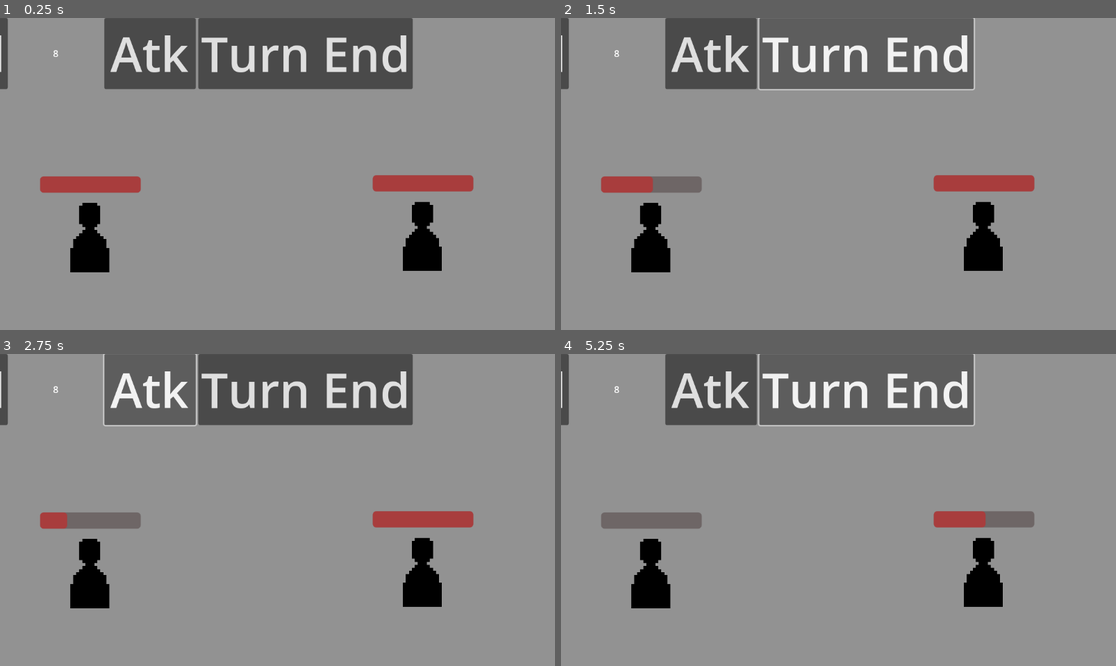
Above: before the commit, frames 1-4 (two rows, left to right).
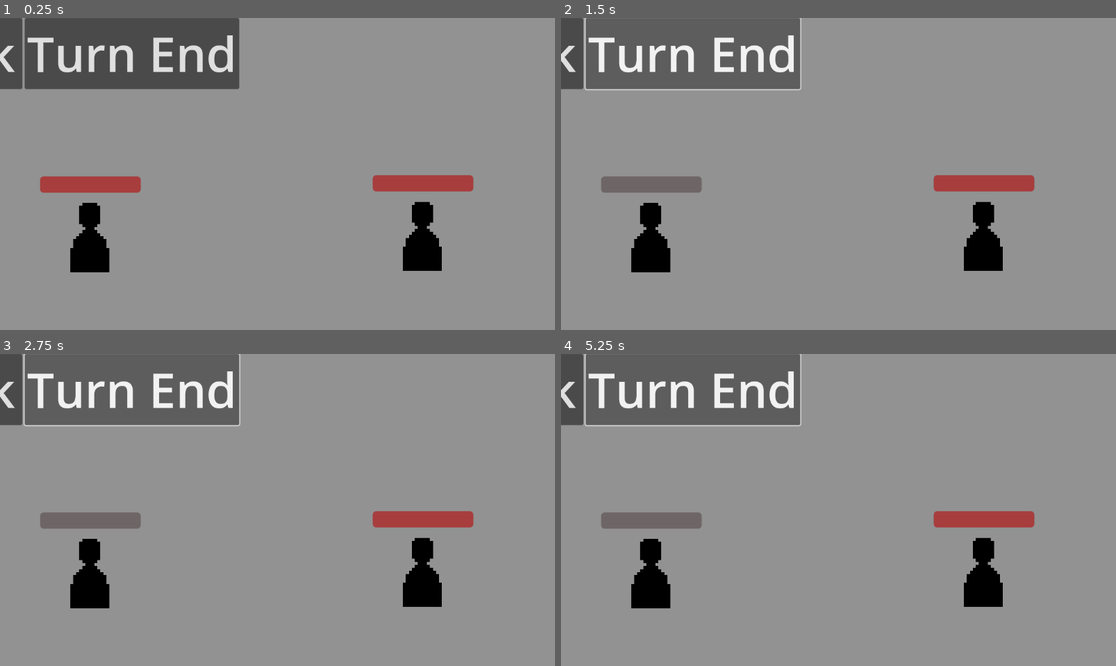
Above: after the commit, the same moments.

Repository: BobWizardLad/Dice-Temple
Game: Godot game, scene res://CombatScene.tscn
Same seed, same stepped clock (60 frames per second), same inputs: the game is played once before the commit and once after it.
Inputs (mouse positions are in pixels of both pictures, inside the frame that each line leads up to):
- Up to frame 1 (0.25 s): no input
- Up to frame 2 (1.5 s): click (710, 52) at 0.5 s, where only the run before the commit has a clickable "Atk"; click "Turn End" at 1.25 s
- Up to frame 3 (2.75 s): click (149, 388) at 2 s, where only the run before the commit has a clickable "Atk"
- Up to frame 4 (5.25 s): click "Turn End" at 2.75 s; click (710, 388) at 3.5 s, where only the run before the commit has a clickable "Atk"; click "Turn End" at 4.25 s; tap Enter at 5 s

The runs differ from the first frame. In frame 1, 12% of the frame differs, in the area x 0-75%, y 0-23%; in frame 2, 13%, in the area x 0-75%, y 0-56%; in frame 3, 13%; in frame 4, 13%.

Commit message:
✨Turns Are Attacking
The turn system, attack system, and dice system now work together to be a fully functional D6 slap fight!

- UnitService now just resolves attack calls.

- GameService handles the heavy lifting for the turn system, and will call down to UnitService for attack resolution.
- GameService manages turns through automatic NPC turns and player turns awaiting button presses.
- Turn order is resolved by Unit node's order under UnitService in the tree.
- Dice service has been extended for a default d6 roll or a configurable dice size.

Generated TODOs
- Give feedback when an attack cannot be made (one has already been done) and when enemy attacks.
- Move DiceService depens into UnitService; GameService only uses it to pass down into UnitService.

Diff:
--- a/Dice-Temple/CombatScene.tscn
+++ b/Dice-Temple/CombatScene.tscn
@@ -15,11 +15,9 @@
 script = ExtResource("3_y5xpm")
 
 [node name="Player" parent="UnitService" instance=ExtResource("4_n7p2r")]
-attack = 2
 
 [node name="Enemy" parent="UnitService" instance=ExtResource("4_n7p2r")]
 position = Vector2(822, 423)
-attack = 2
 team = 1
 
 [node name="UI" type="CanvasLayer" parent="."]
@@ -35,23 +33,6 @@
 size_flags_horizontal = 3
 size_flags_vertical = 0
 
-[node name="DieRoll" type="Label" parent="UI/HBoxContainer"]
-custom_minimum_size = Vector2(152, 118)
-layout_mode = 2
-horizontal_alignment = 1
-vertical_alignment = 1
-
-[node name="Button" type="Button" parent="UI/HBoxContainer"]
-layout_mode = 2
-theme_override_font_sizes/font_size = 80
-text = "Roll"
-
-[node name="HealthRead" type="Label" parent="UI/HBoxContainer"]
-custom_minimum_size = Vector2(152, 118)
-layout_mode = 2
-horizontal_alignment = 1
-vertical_alignment = 1
-
 [node name="Attack" type="Button" parent="UI/HBoxContainer"]
 custom_minimum_size = Vector2(152, 118)
 layout_mode = 2
@@ -66,6 +47,5 @@
 [node name="Camera" type="Camera2D" parent="."]
 position = Vector2(579, 322)
 
-[connection signal="button_down" from="UI/HBoxContainer/Button" to="." method="_on_button_button_down"]
-[connection signal="button_down" from="UI/HBoxContainer/Attack" to="UnitService" method="_on_attack_button_down"]
+[connection signal="button_down" from="UI/HBoxContainer/Attack" to="." method="_on_attack"]
 [connection signal="button_down" from="UI/HBoxContainer/TurnEnd" to="." method="_on_turn_end"]
--- a/Dice-Temple/DiceService.gd
+++ b/Dice-Temple/DiceService.gd
@@ -6,5 +6,8 @@
 	random = RandomNumberGenerator.new()
 	random.randomize()
 
-func roll(size: int) -> int:
+func roll() -> int:
+	return random.randi_range(1, 6)
+
+func roll_size(size: int) -> int:
 	return random.randi_range(1, size)
--- a/Dice-Temple/GameService.gd
+++ b/Dice-Temple/GameService.gd
@@ -2,29 +2,57 @@
 
 @onready var dice_service: Node2D = $DiceService
 @onready var unit_service: Node2D = $UnitService
-@onready var roll_display: Control = $UI/HBoxContainer/DieRoll
-@onready var health_display: Control = $UI/HBoxContainer/HealthRead
 
 var round_length: int # Each unit under unit_service has an implicit index
-var turn: int
+var turn: int # The current turn index - who's turn is it?
+var is_player_active: bool # is it the player's turn?
+var has_attacked: bool # Current unit's turn has atacked
 
 func _ready():
-	health_display.text = String.num_int64(unit_service.units[1].get_health())
 	turn = 0
 	round_length = unit_service.units.size()
+	has_attacked = false
 
-# Take a turn of combat with the turn variable's selected unit
-func take_turn() -> bool:
-	# Update the player's state - bad status, fading buffs, on-your-next-turn events
-	# Call unit_service for character options
-	# Open the turn UI
-	unit_service.resolve_attack(unit_service.units[(turn + 1) % round_length], unit_service.units[turn])
+	if turn == 0:
+		is_player_active = true
+		take_player_turn()
+	else:
+		take_npc_turn()
+
+#------------------------------------- Turn System -------------------------------------
+
+# Player takes a turn of combat, called when turn end resolves to player's turn
+func take_player_turn() -> bool:
+	if turn == 0:
+		is_player_active = true
+
 	return true # Exit and wait until player signal prompts us to do something
 
-func _on_button_button_down():
-	roll_display.text = String.num_int64(dice_service.roll(6))
+# Player takes a turn of combat, called when turn end resolves to non-player's turn
+func take_npc_turn() -> bool:
 
+	# Enemy autoresolves to attack player (always index 0)
+	unit_service.resolve_attack(unit_service.units[0], unit_service.units[1], dice_service)
+	_on_turn_end()
 
+	return true # Exit and wait until player signal prompts us to do something
+
+# Call when the end turn button is pressed, this will deactivate the player
+# and increment the turn order.
 func _on_turn_end():
-	turn = (turn + 1) % round_length
-	take_turn()
+	if is_player_active:
+		turn = (turn + 1) % round_length
+		has_attacked = false
+		if turn == 0:
+			is_player_active = false
+			take_player_turn()
+		else:
+			take_npc_turn()
+
+# Called when player presses the attack button.
+func _on_attack():
+	if not has_attacked:
+		unit_service.resolve_attack(unit_service.units[1], unit_service.units[0], dice_service)
+		has_attacked = true
+	else:
+		pass # --TODO-- Give user feedback
--- a/Dice-Temple/UnitService.gd
+++ b/Dice-Temple/UnitService.gd
@@ -5,12 +5,12 @@
 
 @onready var units: Array[Node] = self.get_children() # All children will be units
 @onready var game_master: Node = get_parent()
+# --TODO-- Change dependencies to support UnitService instead of being passed down
+
 
 # resolve_attack takes two Unit nodes as parameters, and
 # expects them to have mod_health and get_attack functions
-func resolve_attack(target: Node2D, attacker: Node2D):
-	target.mod_health(-1 * attacker.get_attack())
+func resolve_attack(target: Node2D, attacker: Node2D, dice: Node2D):
+	var hit_value = dice.roll() + attacker.get_attack()
+	target.mod_health(-1 * hit_value)
 	print("HIYAAA from " + attacker.to_string())
-
-func _on_attack_button_down():
-	resolve_attack(units[0], units[1])
Not shown, changed: User-Stories.txt.txt
